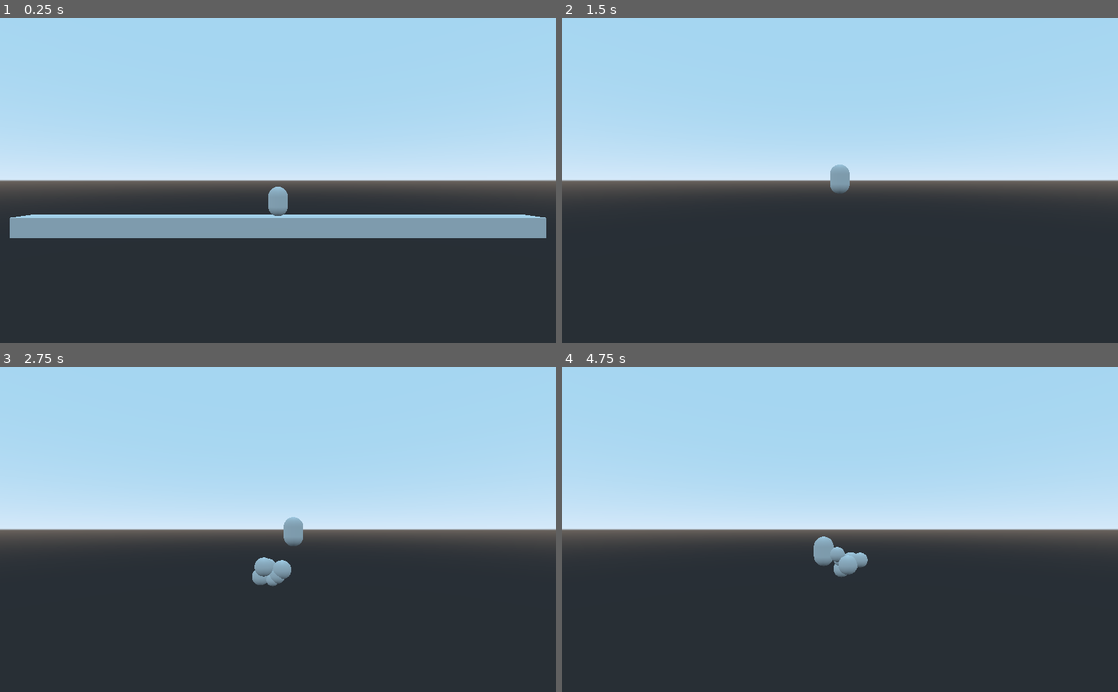
Above: before the commit, frames 1-4 (two rows, left to right).
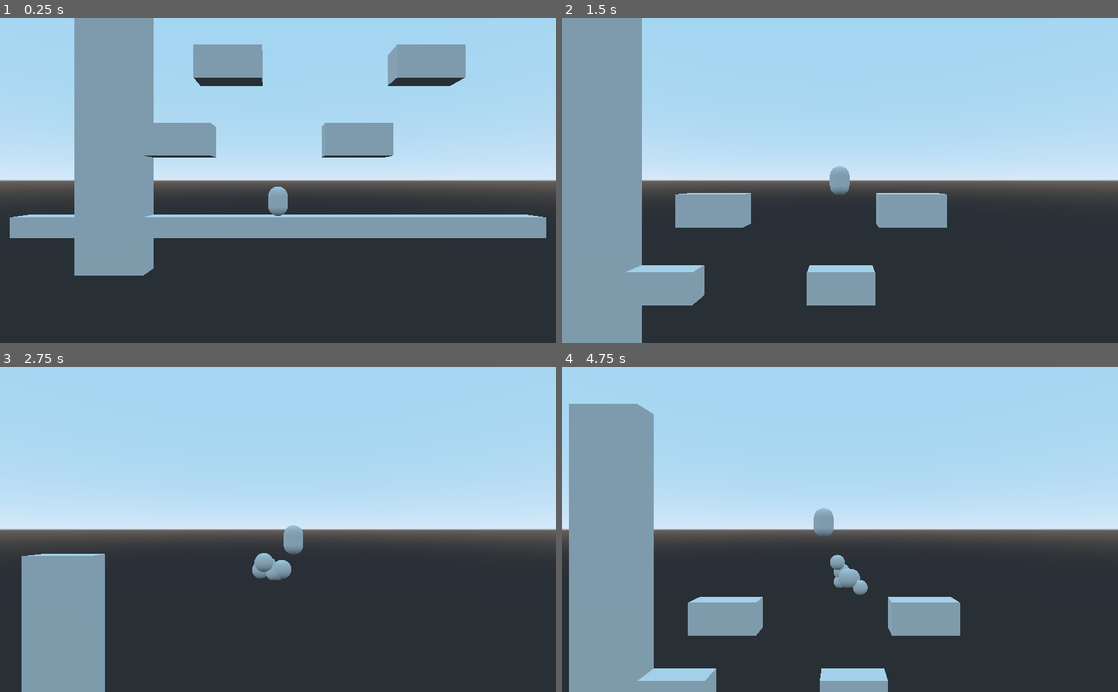
Above: after the commit, the same moments.

Repository: VPJPeltonen/ParadoxJam
Game: Godot game, scene res://src/scenes/Level.tscn
The game is run twice, just before and just after one commit, with the same random seed, the same clock (stepped at 60 frames per second) and the same inputs. The project has no main scene, so this scene is started directly.
Inputs:
- Up to frame 1 (0.25 s): no input
- Up to frame 2 (1.5 s): hold D (right) 0.53-1.28 s; hold Space (jump) 0.53-1.28 s; hold A (left) from 1.28 s (still down); tap Space (jump) at 1.35 s
- Up to frame 3 (2.75 s): tap Space (jump) at 1.52, 1.82 s; release A (left) at 2.03 s; hold D (right) from 2.03 s (still down); hold Space (jump) from 2.03 s (still down)
- Up to frame 4 (4.75 s): release Space (jump) at 2.78 s; tap Space (jump) at 2.85, 3.02, 3.32, 4.35, 4.52 s; release D (right) at 3.53 s; hold Space (jump) 3.53-4.28 s; hold A (left) from 3.53 s (still down)

The runs differ from the first frame. In frame 1, 16% of the frame differs, in the area x 1-99%, y 0-80%; in frame 2, 20%, in the area x 0-70%, y 0-100%; in frame 3, 6.9%; in frame 4, 19%.

Commit message:
wall jumps

Diff:
--- a/src/scenes/Level.tscn
+++ b/src/scenes/Level.tscn
@@ -1,76 +1,80 @@
-[gd_scene load_steps=9 format=2]
+[gd_scene load_steps=7 format=2]
 
-[ext_resource path="res://src/scripts/Player.gd" type="Script" id=1]
+[ext_resource path="res://src/scenes/Player.tscn" type="PackedScene" id=1]
 [ext_resource path="res://src/scripts/Camera.gd" type="Script" id=2]
 
 [sub_resource type="CubeMesh" id=1]
 
 [sub_resource type="BoxShape" id=6]
 
-[sub_resource type="CapsuleMesh" id=3]
+[sub_resource type="BoxShape" id=9]
 
-[sub_resource type="CapsuleShape" id=8]
-
-[sub_resource type="CylinderShape" id=5]
-radius = 0.921663
-
-[sub_resource type="SphereMesh" id=7]
+[sub_resource type="CubeMesh" id=10]
 
 [node name="Level" type="Spatial"]
 
-[node name="StaticBody" type="StaticBody" parent="."]
+[node name="Floor" type="StaticBody" parent="."]
 transform = Transform( 1, 0, 0, 0, 1, 0, 0, 0, 26.2764, 0, 0, 0 )
 
-[node name="MeshInstance" type="MeshInstance" parent="StaticBody"]
+[node name="MeshInstance" type="MeshInstance" parent="Floor"]
 mesh = SubResource( 1 )
 material/0 = null
 
-[node name="CollisionShape" type="CollisionShape" parent="StaticBody"]
+[node name="CollisionShape" type="CollisionShape" parent="Floor"]
 shape = SubResource( 6 )
 
 [node name="Camera" type="Camera" parent="."]
 transform = Transform( -1.62921e-07, 0, 1, 0, 1, 0, -1, 0, -1.62921e-07, 23.7327, 5.56141, 0 )
 script = ExtResource( 2 )
 
-[node name="Player" type="KinematicBody" parent="." groups=[
-"Player",
-]]
-transform = Transform( 1, 0, 0, 0, 1, 0, 0, 0, 1, 0, 2.65479, 0 )
-script = ExtResource( 1 )
+[node name="Player" parent="." instance=ExtResource( 1 )]
 
-[node name="MeshInstance" type="MeshInstance" parent="Player"]
-transform = Transform( 1, 0, 0, 0, -1.62921e-07, -1, 0, 1, -1.62921e-07, 0, 0, 0 )
-mesh = SubResource( 3 )
+[node name="StaticBody" type="StaticBody" parent="."]
+transform = Transform( 1, 0, 0, 0, 1.61665, 0, 0, 0, 3.33653, 0, 8.67879, -7.96953 )
+
+[node name="CollisionShape" type="CollisionShape" parent="StaticBody"]
+shape = SubResource( 9 )
+
+[node name="MeshInstance" type="MeshInstance" parent="StaticBody"]
+mesh = SubResource( 10 )
 material/0 = null
 
-[node name="CollisionShape" type="CollisionShape" parent="Player"]
-transform = Transform( 1, 0, 0, 0, -1.62921e-07, -1, 0, 1, -1.62921e-07, 0, 0, 0 )
-shape = SubResource( 8 )
+[node name="StaticBody2" type="StaticBody" parent="."]
+transform = Transform( 1, 0, 0, 0, 1.61665, 0, 0, 0, 3.33653, 0, 8.67879, 9.93559 )
 
-[node name="Feet" type="Area" parent="Player"]
-transform = Transform( 1, 0, 0, 0, 1, 0, 0, 0, 1, 7.55787e-05, -2.34697, 5.21541e-07 )
+[node name="CollisionShape" type="CollisionShape" parent="StaticBody2"]
+shape = SubResource( 9 )
 
-[node name="CollisionShape" type="CollisionShape" parent="Player/Feet"]
-transform = Transform( 1, 0, 0, 0, 1, 0, 0, 0, 1, 0, 1.82526, 0 )
-shape = SubResource( 5 )
+[node name="MeshInstance" type="MeshInstance" parent="StaticBody2"]
+mesh = SubResource( 10 )
+material/0 = null
 
-[node name="JumpCooldown" type="Timer" parent="Player"]
-wait_time = 0.5
-one_shot = true
+[node name="StaticBody3" type="StaticBody" parent="."]
+transform = Transform( 1, 0, 0, 0, 1.61665, 0, 0, 0, 3.33653, 0, 16.3311, 4.93799 )
 
-[node name="CPUParticles" type="CPUParticles" parent="Player"]
-transform = Transform( 1, 0, 0, 0, 1, 0, 0, 0, 1, 0.523456, -1.28166, 0.211511 )
-emitting = false
-lifetime = 0.25
-one_shot = true
-explosiveness = 0.5
-local_coords = false
-mesh = SubResource( 7 )
-emission_shape = 1
-emission_sphere_radius = 1.0
-gravity = Vector3( 0, 1, 0 )
-angular_velocity = 1.0
-linear_accel = 10.86
-scale_amount = 0.5
-scale_amount_random = 1.0
-[connection signal="timeout" from="Player/JumpCooldown" to="Player" method="_on_JumpCooldown_timeout"]
+[node name="CollisionShape" type="CollisionShape" parent="StaticBody3"]
+shape = SubResource( 9 )
+
+[node name="MeshInstance" type="MeshInstance" parent="StaticBody3"]
+mesh = SubResource( 10 )
+material/0 = null
+
+[node name="StaticBody4" type="StaticBody" parent="."]
+transform = Transform( 1, 0, 0, 0, 1.61665, 0, 0, 0, 3.33653, 0, 16.3311, -15.0174 )
+
+[node name="CollisionShape" type="CollisionShape" parent="StaticBody4"]
+shape = SubResource( 9 )
+
+[node name="MeshInstance" type="MeshInstance" parent="StaticBody4"]
+mesh = SubResource( 10 )
+material/0 = null
+
+[node name="StaticBody5" type="StaticBody" parent="."]
+transform = Transform( 1, 0, 0, 0, 21.0653, 0, 0, 0, 3.33653, 0, 16.3311, 16.5605 )
+
+[node name="CollisionShape" type="CollisionShape" parent="StaticBody5"]
+shape = SubResource( 9 )
+
+[node name="MeshInstance" type="MeshInstance" parent="StaticBody5"]
+mesh = SubResource( 10 )
+material/0 = null
--- /dev/null
+++ b/src/scenes/Player.tscn
@@ -0,0 +1,64 @@
+[gd_scene load_steps=7 format=2]
+
+[ext_resource path="res://src/scripts/Player.gd" type="Script" id=1]
+
+[sub_resource type="CapsuleMesh" id=1]
+
+[sub_resource type="CapsuleShape" id=2]
+
+[sub_resource type="CylinderShape" id=3]
+radius = 0.921663
+
+[sub_resource type="SphereMesh" id=4]
+
+[sub_resource type="CylinderShape" id=5]
+radius = 1.33735
+height = 0.47286
+
+[node name="Player" type="KinematicBody" groups=[
+"Player",
+]]
+transform = Transform( 1, 0, 0, 0, 1, 0, 0, 0, 1, 0, 2.65479, 0 )
+script = ExtResource( 1 )
+
+[node name="MeshInstance" type="MeshInstance" parent="."]
+transform = Transform( 1, 0, 0, 0, -1.62921e-07, -1, 0, 1, -1.62921e-07, 0, 0, 0 )
+mesh = SubResource( 1 )
+material/0 = null
+
+[node name="CollisionShape" type="CollisionShape" parent="."]
+transform = Transform( 1, 0, 0, 0, -1.62921e-07, -1, 0, 1, -1.62921e-07, 0, 0, 0 )
+shape = SubResource( 2 )
+
+[node name="Feet" type="Area" parent="."]
+transform = Transform( 1, 0, 0, 0, 1, 0, 0, 0, 1, 7.55787e-05, -2.34697, 5.21541e-07 )
+
+[node name="CollisionShape" type="CollisionShape" parent="Feet"]
+transform = Transform( 1, 0, 0, 0, 1, 0, 0, 0, 1, 0, 1.82526, 0 )
+shape = SubResource( 3 )
+
+[node name="JumpCooldown" type="Timer" parent="."]
+wait_time = 0.5
+one_shot = true
+
+[node name="CPUParticles" type="CPUParticles" parent="."]
+transform = Transform( 1, 0, 0, 0, 1, 0, 0, 0, 1, 0.523456, -1.28166, 0.211511 )
+emitting = false
+lifetime = 0.25
+one_shot = true
+explosiveness = 0.5
+local_coords = false
+mesh = SubResource( 4 )
+emission_shape = 1
+emission_sphere_radius = 1.0
+gravity = Vector3( 0, 1, 0 )
+angular_velocity = 1.0
+linear_accel = 10.86
+scale_amount = 0.5
+scale_amount_random = 1.0
+
+[node name="WallJumpRange" type="Area" parent="."]
+
+[node name="CollisionShape" type="CollisionShape" parent="WallJumpRange"]
+shape = SubResource( 5 )
+[connection signal="timeout" from="JumpCooldown" to="." method="_on_JumpCooldown_timeout"]
--- a/src/scripts/Player.gd
+++ b/src/scripts/Player.gd
@@ -21,6 +21,11 @@
 		$CPUParticles.emitting = true
 		jump_ready = false
 		$JumpCooldown.start()
+	elif Input.is_action_pressed("jump") and $WallJumpRange.get_overlapping_bodies().size() >= 1 and jump_ready:
+		jump_power += Vector3(0,300,0)
+		jump_ready = false
+		$JumpCooldown.start()
+		fall_power = fall_power/2
 	if $Feet.get_overlapping_bodies().size() <= 1:
 		fall_power -= Game.gravity
 	else:
--- a/src/scripts/game.gd
+++ b/src/scripts/game.gd
@@ -1,6 +1,6 @@
 extends Node
 
-var gravity = Vector3(0,1,0)
+var gravity = Vector3(0,2,0)
 # Called when the node enters the scene tree for the first time.
 func _ready():
 	pass # Replace with function body.
